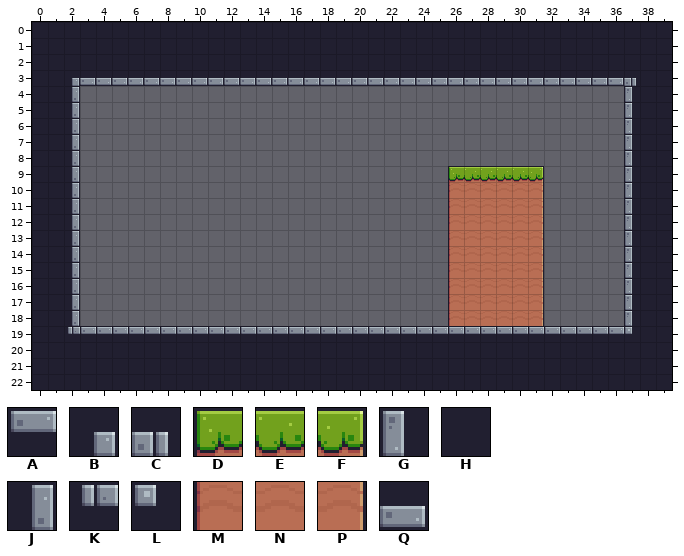
Two versions of a level (Tiled map, assets/tiles/level-03.tmx). Above is the file before it was changed.
Cells are 16x16 px. Shown: x 0..39, y 0..22.
Key: from "Pixel_adventure": A 1, B 3, C 4, D 6, E 7, F 8, G 22, H 23, J 24, K 25, L 26, M 28, N 29, P 30, Q 45.
_ is an empty cell.
Layer "Background" before, first column x 0:
 0 HHHHHHHHHHHHHHHHHHHHHHHHHHHHHHHHHHHHHHHH
 1 HHHHHHHHHHHHHHHHHHHHHHHHHHHHHHHHHHHHHHHH
 2 HHHHHHHHHHHHHHHHHHHHHHHHHHHHHHHHHHHHHHHH
 3 HHBQQQQQQQQQQQQQQQQQQQQQQQQQQQQQQQQQQCHH
 4 HHJ__________________________________GHH
 5 HHJ__________________________________GHH
 6 HHJ__________________________________GHH
 7 HHJ__________________________________GHH
 8 HHJ__________________________________GHH
 9 HHJ_______________________DEEEEF_____GHH
10 HHJ_______________________MNNNNP_____GHH
11 HHJ_______________________MNNNNP_____GHH
12 HHJ_______________________MNNNNP_____GHH
13 HHJ_______________________MNNNNP_____GHH
14 HHJ_______________________MNNNNP_____GHH
15 HHJ_______________________MNNNNP_____GHH
16 HHJ_______________________MNNNNP_____GHH
17 HHJ_______________________MNNNNP_____GHH
18 HHJ_______________________MNNNNP_____GHH
19 HHKAAAAAAAAAAAAAAAAAAAAAAAAAAAAAAAAAALHH
20 HHHHHHHHHHHHHHHHHHHHHHHHHHHHHHHHHHHHHHHH
21 HHHHHHHHHHHHHHHHHHHHHHHHHHHHHHHHHHHHHHHH
22 HHHHHHHHHHHHHHHHHHHHHHHHHHHHHHHHHHHHHHHH
The result:
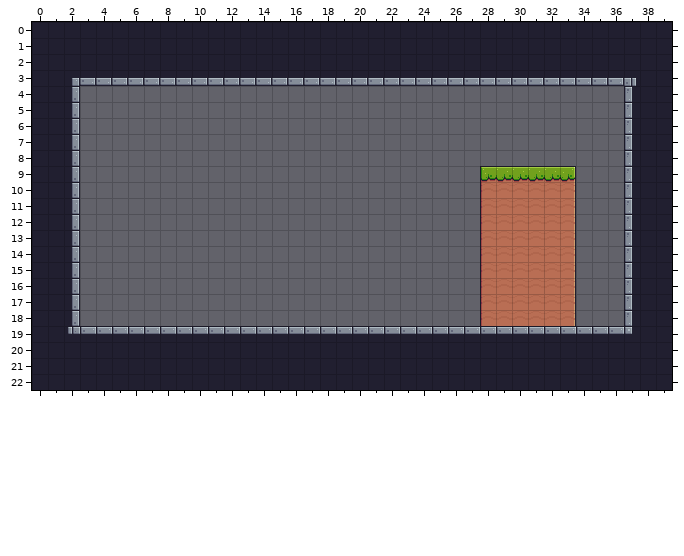
Difference:
Layer "Background":
y 9: x 26..28 DEE -> __D; x 31..33 F__ -> EEF
y 10..18: x 26..28 MNN -> __M; x 31..33 P__ -> NNP
